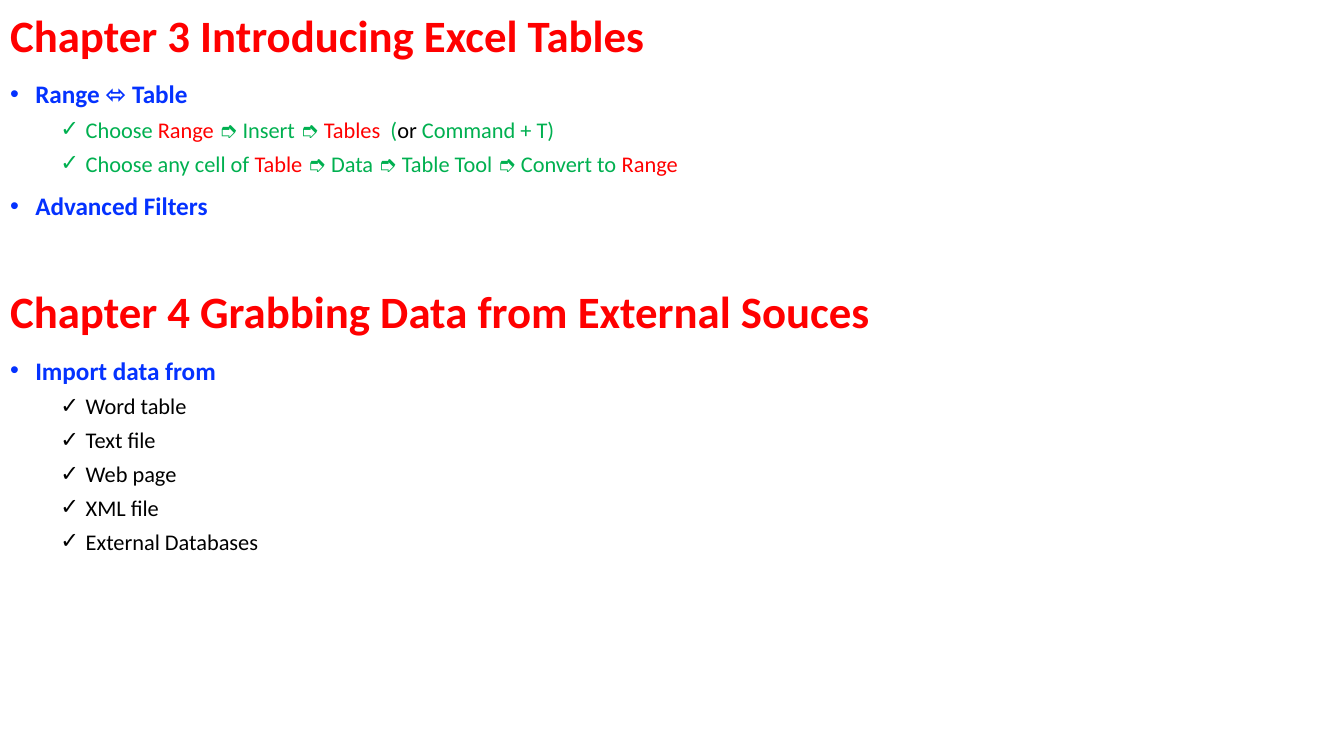
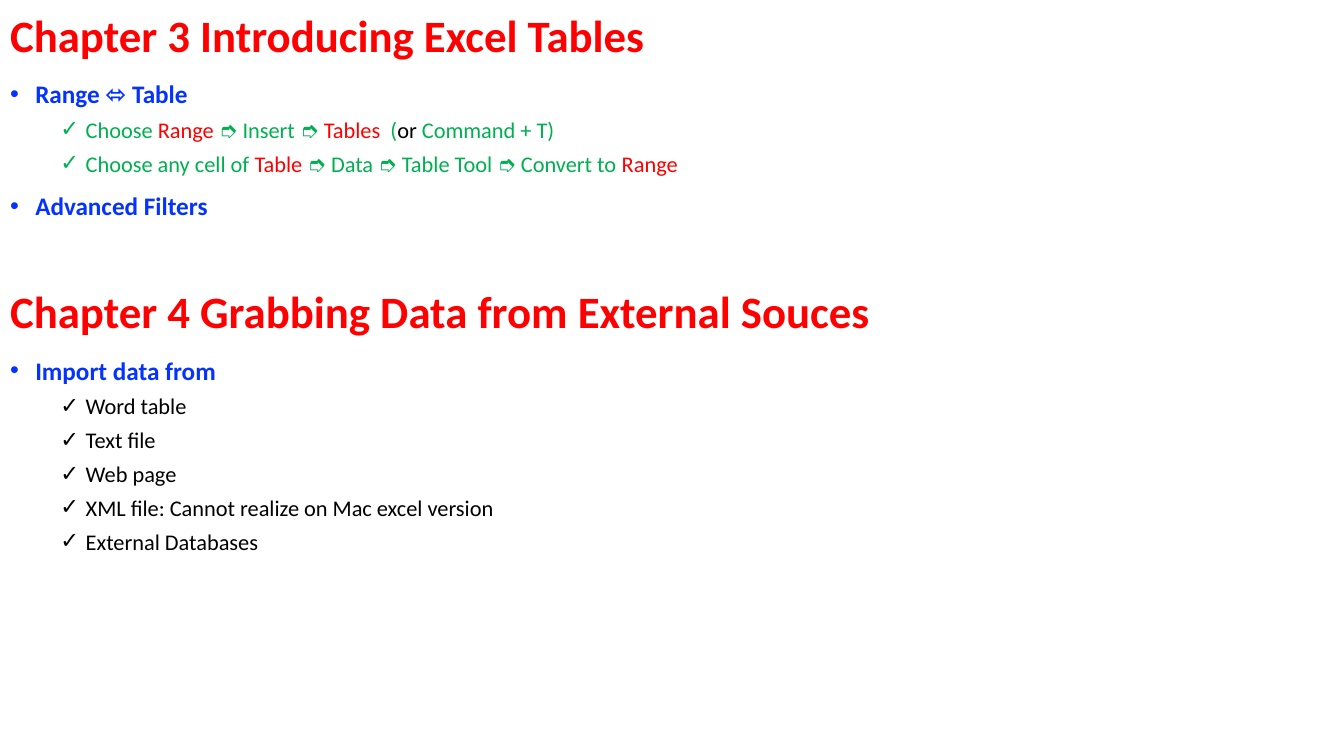
Before and after one commit to ArielMei/arielmei.github.io, a slide deck: slide 5 of EXCEL/ExcelDataAnalysisFD_Examples/Excel data analysis for dummies Outline.pptx. Drawn at 1344x756 pixels with LibreOffice and Linux fonts; fonts in the diff are those of the drawing. Boxes give left, top, right and bottom in pixels: in the first picture for what was removed or moved away, otherwise in the second. Text is boxed around its words. In the diff, an @@ line names an element or a change of style, - is before the commit and + after.

```diff
--- a/EXCEL/ExcelDataAnalysisFD_Examples/Excel data analysis for dummies Outline.pptx
+++ b/EXCEL/ExcelDataAnalysisFD_Examples/Excel data analysis for dummies Outline.pptx
@@ text at [86,500,494,516]: text changed @@
-  ✓ XML file
+  ✓ XML file: Cannot realize on Mac excel version
```
Also in this commit, not shown: 2 other files.
